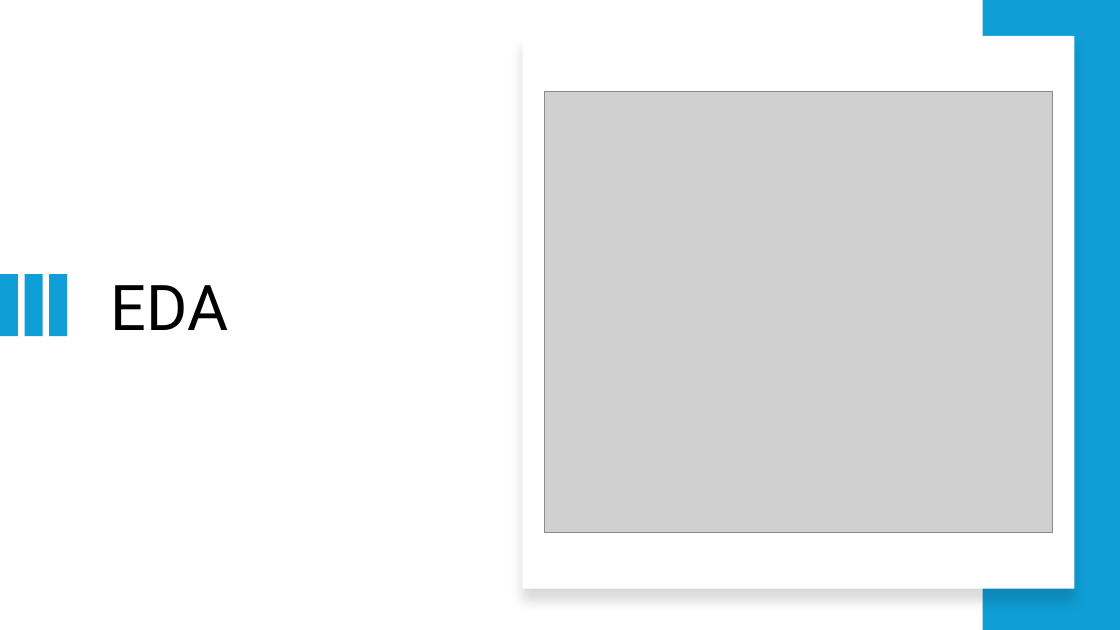
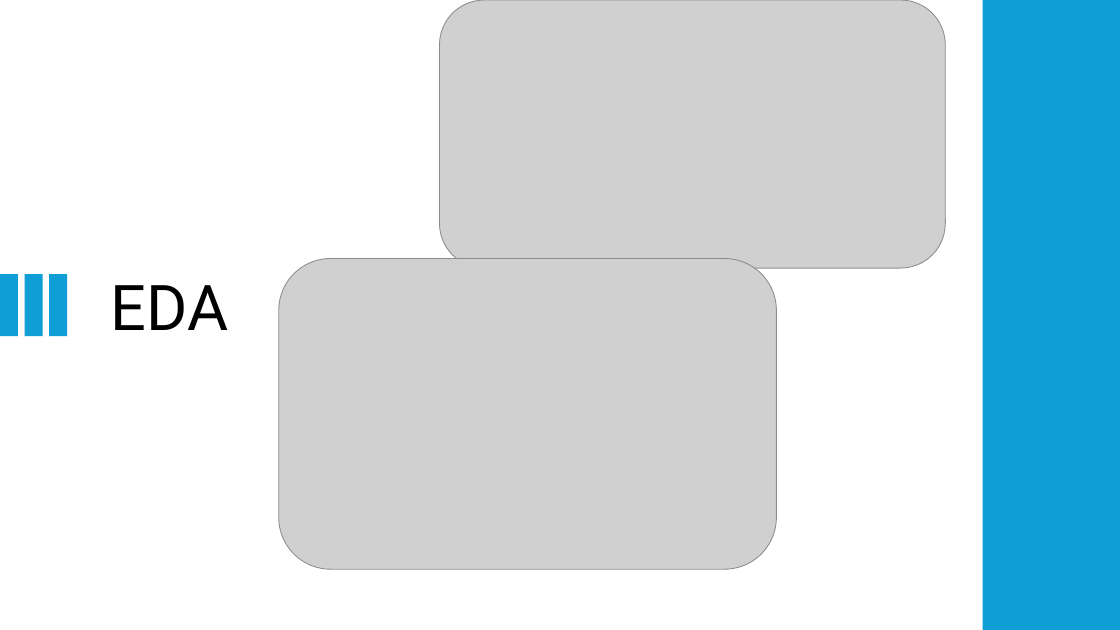
Before and after one commit to arsudwnall/LeadScoringAssignment_WAN, a slide deck: slide 6 of Presentation of Case Study.pptx. Drawn at 1120x630 pixels with LibreOffice and Linux fonts; fonts in the diff are those of the drawing; grey boxes stand for pictures. Boxes give left, top, right and bottom in pixels: in the first picture for what was removed or moved away, otherwise in the second. Text is boxed around its words. In the diff, an @@ line names an element or a change of style, - is before the commit and + after.

```diff
--- a/Presentation of Case Study.pptx
+++ b/Presentation of Case Study.pptx
@@ picture: place and size @@
-picture at bbox=[544, 92, 1053, 533]
+picture at bbox=[439, 0, 945, 268]
@@ rectangle removed at bbox=[523, 36, 1075, 589] @@
@@ picture added at bbox=[279, 259, 776, 570] @@
```
Also in this commit, not shown: 1 other slide changed, 1 slide added.
